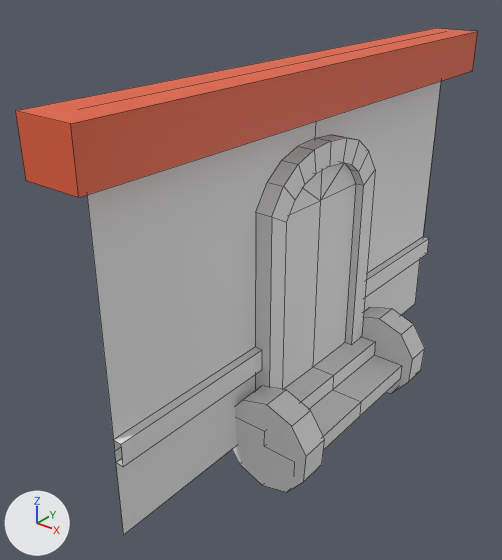
One commit to the FBX model GoldenRevenge/Assets/ArtistTesting/Models/FBX/Blocking/SM_Cabaña_1/SM_Cabaña_1_ParedPuerta.fbx: the scene before it, then after it.
Both versions are drawn from a camera (50 mm lens) standing at (3.99, -3.06, 5.05) and looking at (-0.35, 2.37, 1.68). Every picture has the same lights, and +X, +Y and +Z are marked at lower left. Mesh edges are drawn as thin lines. Where no turn or scale is listed for an object, it has been applied to the vertices.

In view in the first picture: 'SM_Cabaña_1_BloqueH', 'SM_Cabaña_1_Divisor.001', 'Wall_6x4', 'Zocalo_6x0.5', 'escalera', 'marco', 'puerta', 'troncos'.
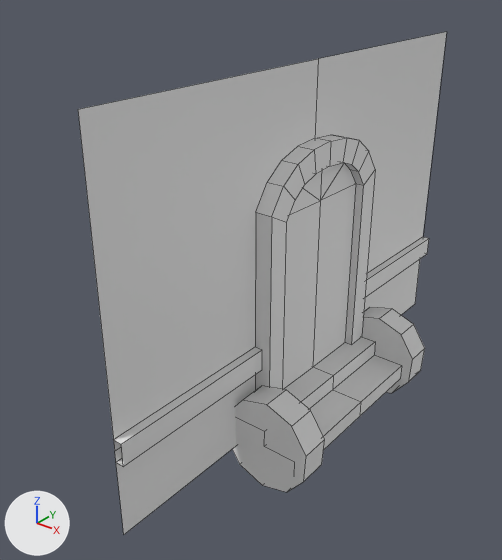
Where the newer file only moved an object's origin or applied its transform, the numbers keep the older frame.

What differs and where, as boxes (x1, y1, x2, y2) in the pictures (502 x 560 px):
'SM_Cabaña_1_BloqueH', deleted (red): before (15, 28, 478, 197)

Patch to the scene script:
```diff
--- a/GoldenRevenge/Assets/ArtistTesting/Models/FBX/Blocking/SM_Cabaña_1/SM_Cabaña_1_ParedPuerta.fbx.py
+++ b/GoldenRevenge/Assets/ArtistTesting/Models/FBX/Blocking/SM_Cabaña_1/SM_Cabaña_1_ParedPuerta.fbx.py
@@ ob_sm_cabaña_1_bloqueh @@
-ob_sm_cabaña_1_bloqueh = bpy.data.objects.new('SM_Cabaña_1_BloqueH', me_cube_007)
-ob_sm_cabaña_1_bloqueh.location = (0.0, 0.0, 0.0)
```
